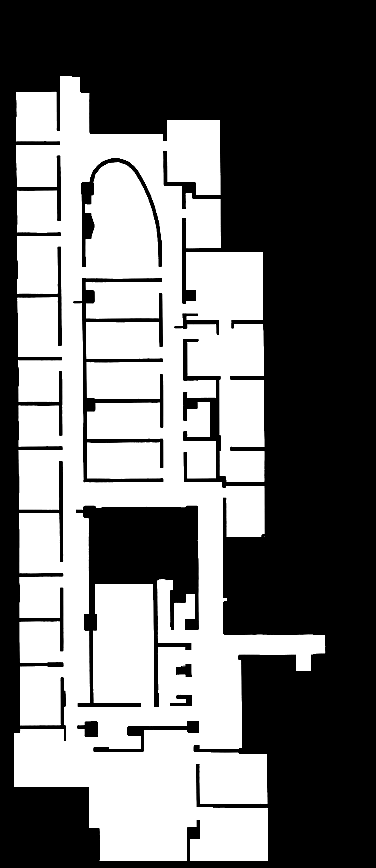
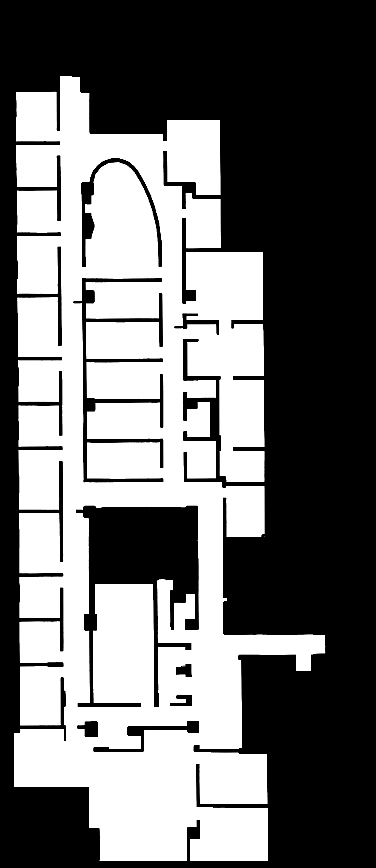
Revision of a layered 376×868 image; what changed, layer by layer:
painted on "map-strand-first-floor-v1-5cm.png" over [230,376,233,451]
